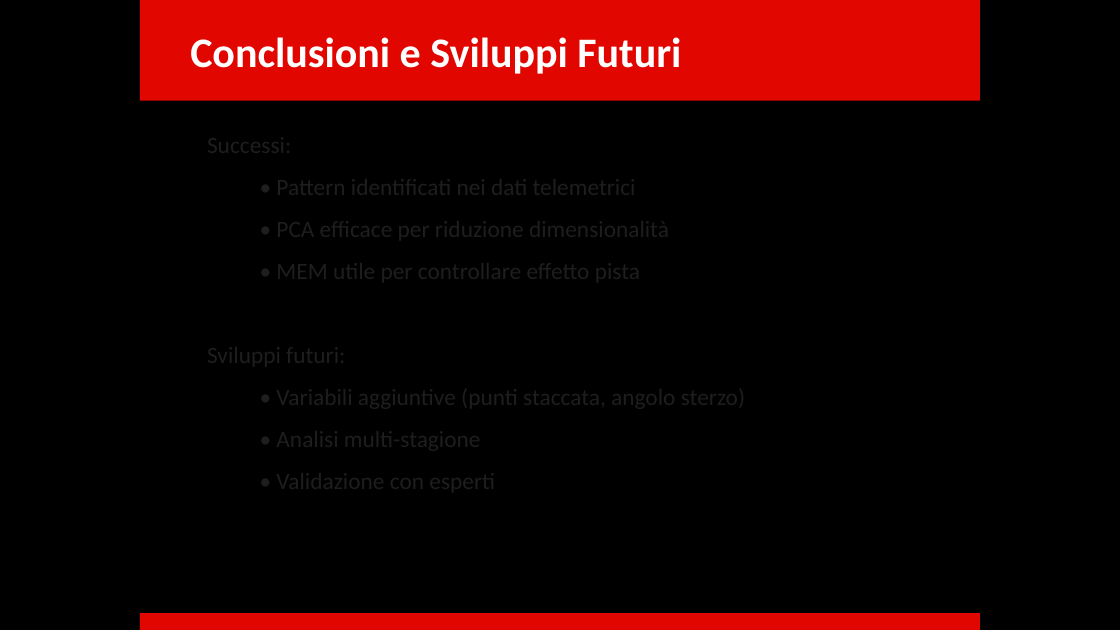
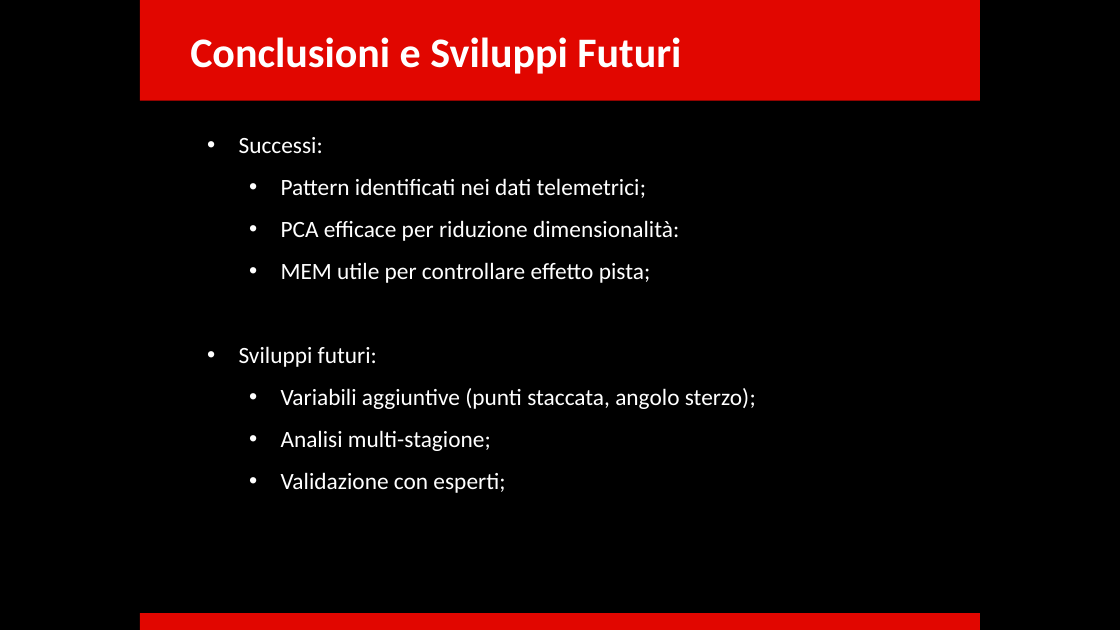
Before and after one commit to WBOnCedR/Stili_di_guida_f1, a slide deck: slide 17 of presentazione_F1_10min.pptx (slide 16 before the commit). Drawn at 1120x630 pixels with LibreOffice and Linux fonts; fonts in the diff are those of the drawing. Boxes give left, top, right and bottom in pixels: in the first picture for what was removed or moved away, otherwise in the second. Text is boxed around its words. In the diff, an @@ line names an element or a change of style, - is before the commit and + after.

```diff
--- a/presentazione_F1_10min.pptx
+++ b/presentazione_F1_10min.pptx
@@ text added at (x1=239, y1=137, x2=756, y2=493), 20 pt, text #FFFFFF @@
+• Successi:
+  • Pattern identificati nei dati telemetrici;
+  • PCA efficace per riduzione dimensionalità:
+  • MEM utile per controllare effetto pista;
+• Sviluppi futuri:
+  • Variabili aggiuntive (punti staccata, angolo sterzo);
+  • Analisi multi-stagione;
+  • Validazione con esperti;
```
Also in this commit, not shown: 4 other slides changed, 1 slide added.
